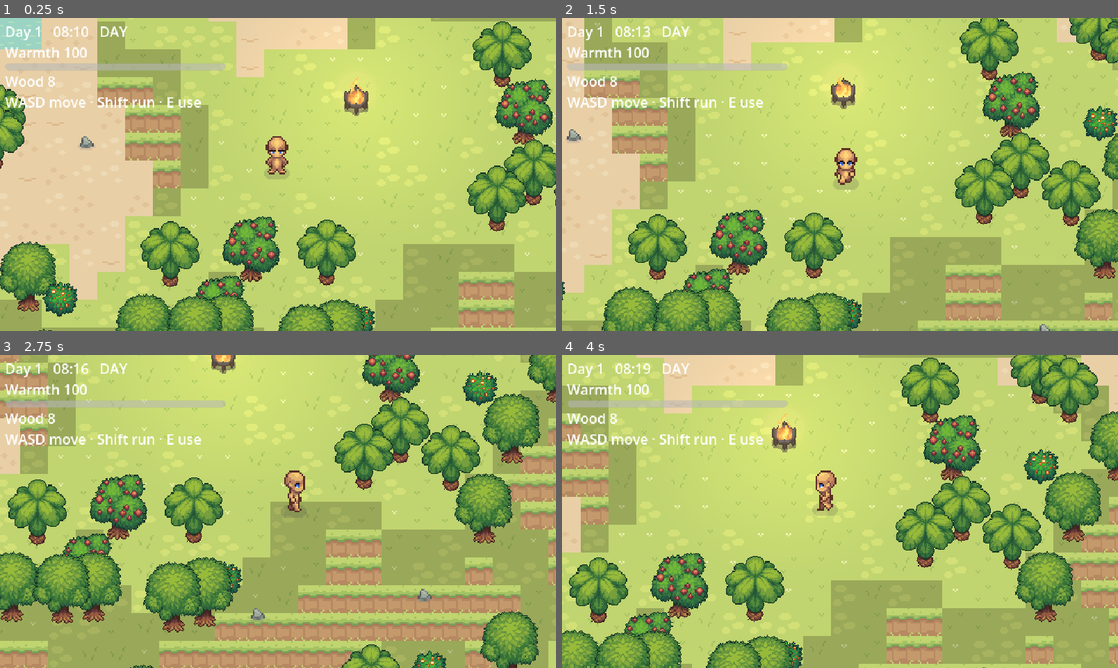
Above: before the commit, frames 1-4 (two rows, left to right).
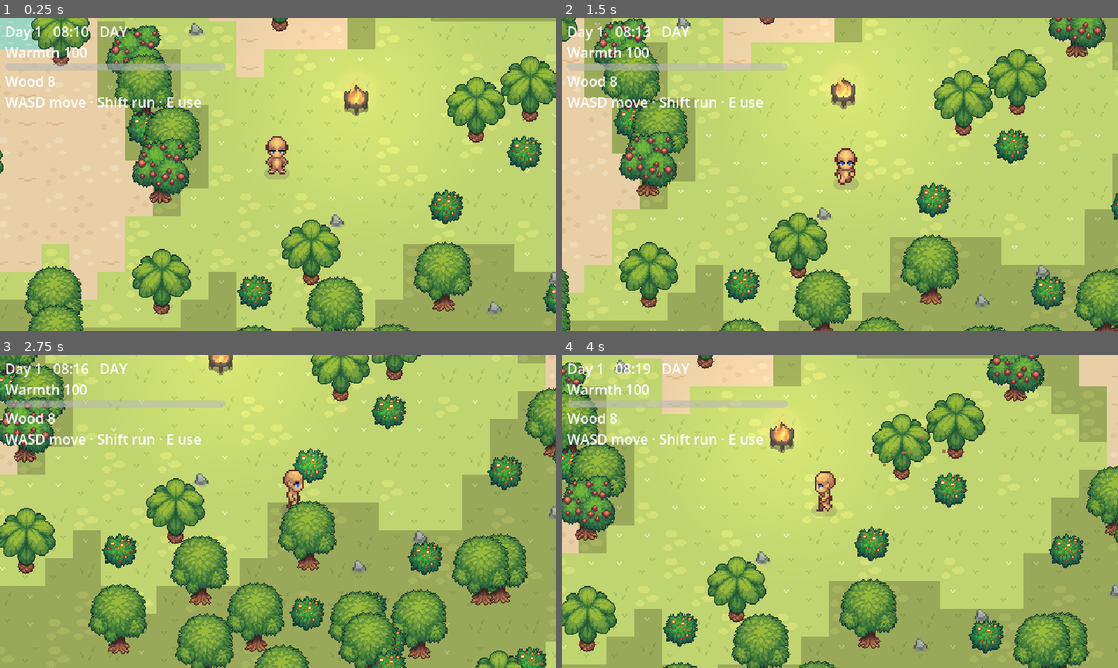
Above: after the commit, the same moments.

Repository: 1oscarhann/Project-Elden
Game: Godot game, scene res://scenes/main/Main.tscn
Same seed, same stepped clock (60 frames per second), same inputs: the game is played once before the commit and once after it.
Inputs:
- Up to frame 1 (0.25 s): no input
- Up to frame 2 (1.5 s): tap Enter at 0.5 s; hold D (move_right) 0.53-1.28 s; hold E (interact) 0.53-1.28 s; hold S (move_down) from 1.28 s (still down); tap Shift (run) at 1.35 s
- Up to frame 3 (2.75 s): release S (move_down) at 2.03 s; hold D (move_right) from 2.03 s (still down); hold E (interact) from 2.03 s (still down)
- Up to frame 4 (4 s): release D (move_right) at 2.78 s; release E (interact) at 2.78 s; hold W (move_up) 2.78-3.53 s; tap Shift (run) at 2.85 s; hold A (move_left) from 3.53 s (still down); hold E (interact) from 3.53 s (still down)

The runs differ from the first frame. In frame 1, 33% of the frame differs, in the area x 0-100%, y 0-100%; in frame 2, 36%; in frame 3, 54%; in frame 4, 43%.

Commit message:
Remove the rock terrain; stone now comes from scattered boulders
The island is sea, beach, grass and woodland only. There is no hill or stone
biome to mine, per the owner's call.

- IslandGenerator drops Terrain.ROCK and the rock_threshold that produced it.
  Forest stays: a second noise field still thickens land into woodland so trees
  form groves rather than scattering evenly.
- The terrain atlas loses its stone row and is now 4x5 tiles, and the TileSet
  is rebuilt to match. Hills.png is no longer read by anything but stays
  committed in case Phase 8 wants cliff autotiles.
- rock.tres becomes "Boulder" and scatters across sand, grass and woodland at a
  0.02 chance instead of sitting on a rock biome - about ninety across the
  island, which is where stone now comes from.

Verified on Godot 4.7.stable: the enum holds five terrains with no ROCK, the
atlas measures 64x80, no painted cell references a sixth row, the map is still
fully painted, and boulders appear on all three land terrains. The full
31-check regression suite across phases 1-5 stays green.

Co-Authored-By: Claude Opus 5 <noreply@anthropic.com>
Claude-Session: https://claude.ai/code/session_01X54Gi8KLFhnSRdAs74NsCF

Diff:
--- a/assets/tiles/island_terrain.tres
+++ b/assets/tiles/island_terrain.tres
@@ -28,10 +28,6 @@
 1:4/0 = 0
 2:4/0 = 0
 3:4/0 = 0
-0:5/0 = 0
-1:5/0 = 0
-2:5/0 = 0
-3:5/0 = 0
 
 [resource]
 physics_layer_0/collision_layer = 1
--- a/resources/harvestables/rock.tres
+++ b/resources/harvestables/rock.tres
@@ -21,7 +21,7 @@
 [resource]
 script = ExtResource("script_data")
 id = "rock"
-display_name = "Rock"
+display_name = "Boulder"
 sprite = SubResource("full")
 harvested_sprite = SubResource("broken")
 growth_stages = Array[Texture2D]([])
@@ -31,5 +31,5 @@
 blocks_movement = true
 sprite_scale = 1.0
 particle_colour = Color(0.62, 0.62, 0.64, 1)
-spawn_terrains = Array[int]([5, 2])
-spawn_chance = 0.05
+spawn_terrains = Array[int]([2, 3, 4])
+spawn_chance = 0.02
--- a/scripts/world/island_generator.gd
+++ b/scripts/world/island_generator.gd
@@ -9,8 +9,12 @@
 ## replacing this resource and touching nothing in world.gd.
 
 ## Row order here must match the row order of assets/tiles/island_terrain.png
-## and of tools/gen_terrain_tiles.py.
-enum Terrain { DEEP_WATER, SHALLOW_WATER, SAND, GRASS, FOREST, ROCK }
+## and of tools/build_terrain_atlas.gd.
+##
+## There is deliberately NO hill or stone terrain. Stone comes from boulders
+## scattered on the ground as Harvestable nodes, not from a mined biome — the
+## island is sea, beach, grass and woodland, and nothing else.
+enum Terrain { DEEP_WATER, SHALLOW_WATER, SAND, GRASS, FOREST }
 
 ## Terrain values at or above this are dry land the player can stand on.
 const FIRST_WALKABLE := Terrain.SAND
@@ -34,10 +38,9 @@
 @export_range(0.0, 1.0) var land_level := 0.38
 
 @export_group("Land cover")
-## Second noise field decides grass/forest/rock on land, so rock is scattered
-## in patches rather than forming one blob at the island's peak.
+## A second noise field thickens land into woodland in patches, so trees form
+## groves rather than scattering evenly.
 @export_range(0.0, 1.0) var forest_threshold := 0.52
-@export_range(0.0, 1.0) var rock_threshold := 0.68
 
 ## The seed actually used for the most recent generate() call.
 var last_seed := 0
@@ -94,8 +97,6 @@
 		return Terrain.SHALLOW_WATER
 	if elevation < land_level:
 		return Terrain.SAND
-	if cover >= rock_threshold:
-		return Terrain.ROCK
 	if cover >= forest_threshold:
 		return Terrain.FOREST
 	return Terrain.GRASS
--- a/tools/build_terrain_atlas.gd
+++ b/tools/build_terrain_atlas.gd
@@ -2,7 +2,7 @@
 
 ## Builds assets/tiles/island_terrain.png from the Sprout Lands sheets.
 ##
-## The atlas is 4 columns x 6 rows of 16px tiles, one terrain per row, in the
+## The atlas is 4 columns x 5 rows of 16px tiles, one terrain per row, in the
 ## order consumed by scripts/world/island_generator.gd. Columns are variants,
 ## except the two water rows where the four columns are animation frames.
 ##
@@ -15,6 +15,9 @@
 ## row -> [sheet, [cells...], darken]
 ## Cells are (x, y) in 16px units within that sheet. Chosen by scanning every
 ## cell for full opacity; see CLAUDE.md for the coordinates and why.
+##
+## There is no stone row: the island has no rock terrain. Stone comes from
+## boulders scattered on the ground as Harvestable nodes.
 const LAYOUT := [
 	# Deep water: the pack has one water tile, so depth is that tile darkened.
 	["Water.png", [Vector2i(0, 0), Vector2i(1, 0), Vector2i(2, 0), Vector2i(3, 0)], 0.62],
@@ -25,8 +28,6 @@
 	# The pack has no dark grass, so forest is its grass darkened. The licence
 	# explicitly allows modifying the assets.
 	["Grass.png", [Vector2i(0, 5), Vector2i(1, 5), Vector2i(2, 6), Vector2i(3, 6)], 0.80],
-	# Brown earth from the underside of the hill cliffs.
-	["Hills.png", [Vector2i(0, 8), Vector2i(1, 8), Vector2i(2, 8), Vector2i(1, 2)], 1.0],
 ]
 
 
--- a/tools/build_tileset.gd
+++ b/tools/build_tileset.gd
@@ -11,7 +11,7 @@
 
 const TILE := Vector2i(16, 16)
 const COLS := 4
-const ROWS := 6
+const ROWS := 5
 ## Rows below this are water: animated, and solid.
 const LAND_ROW := 2
 const WATER_FPS := 0.45
Binary file changed: assets/tiles/island_terrain.png
Not shown, changed: CLAUDE.md
Not shown, changed: docs/ASSETS.md
